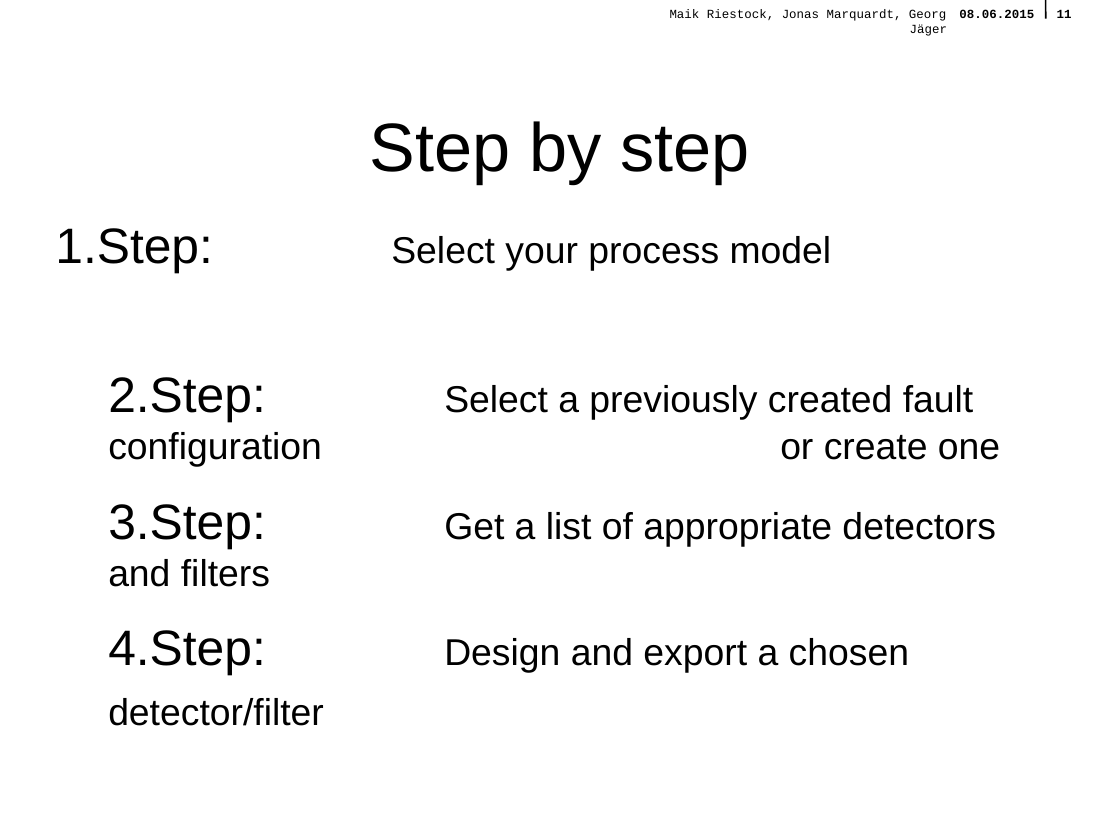
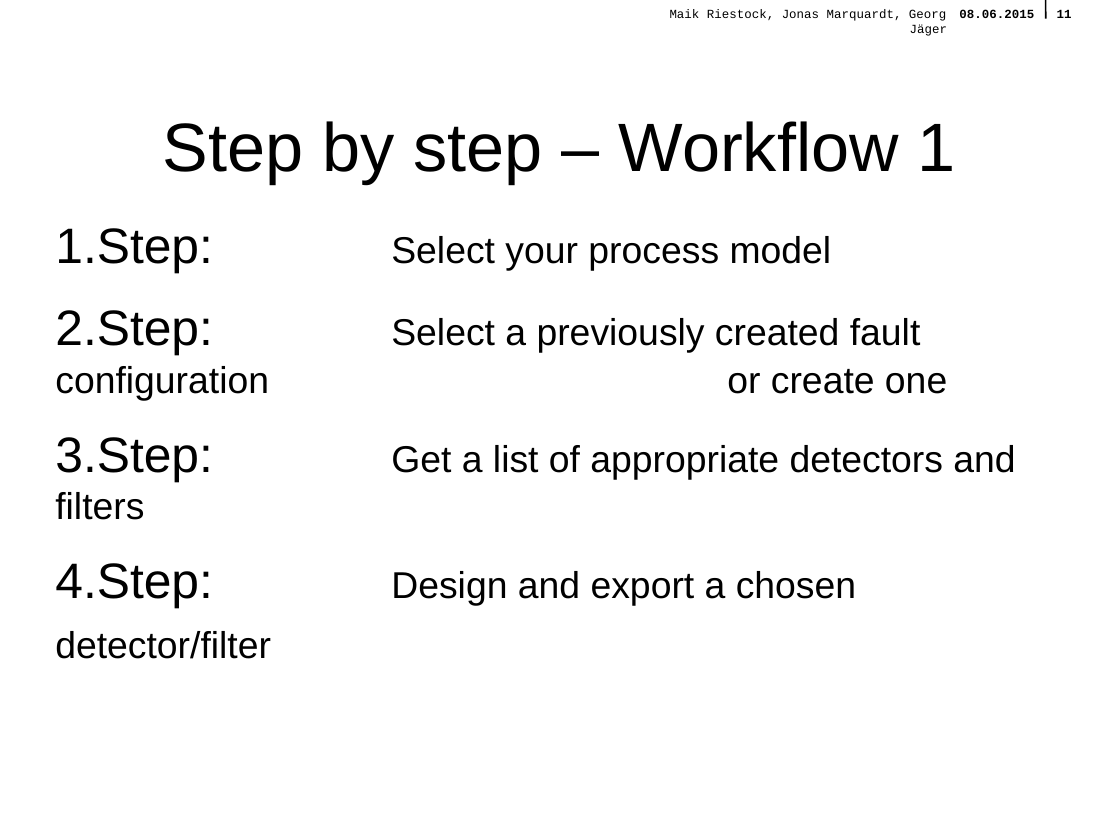
Before and after one commit to querquer/faultframework, a slide deck: slide 11 of Presentation/FinalePraesentationFramework.odp. Drawn at 1120x840 pixels with LibreOffice and Linux fonts; fonts in the diff are those of the drawing; background and template pictures are left out. Boxes give left, top, right and bottom in pixels: in the first picture for what was removed or moved away, otherwise in the second. Text is boxed around its words. In the diff, an @@ line names an element or a change of style, - is before the commit and + after.

```diff
--- a/Presentation/FinalePraesentationFramework.odp
+++ b/Presentation/FinalePraesentationFramework.odp
@@ title at (x1=163, y1=121, x2=956, y2=183): text changed @@
-Step by step
+Step by step – Workflow 1
@@ text "1.Step: Select your process model" rewrapped from (x1=55, y1=228, x2=1000, y2=676) to (x1=55, y1=228, x2=1015, y2=609) @@
```
Also in this commit, not shown: 11 other slides changed.
